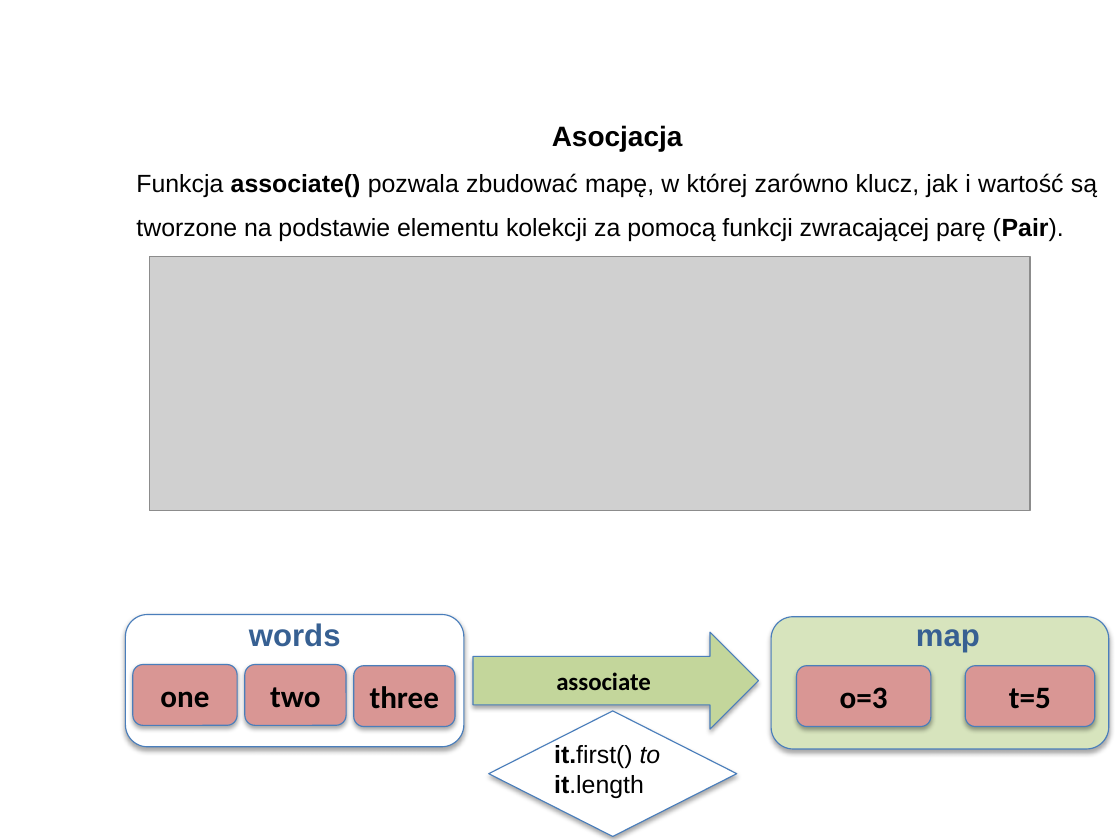
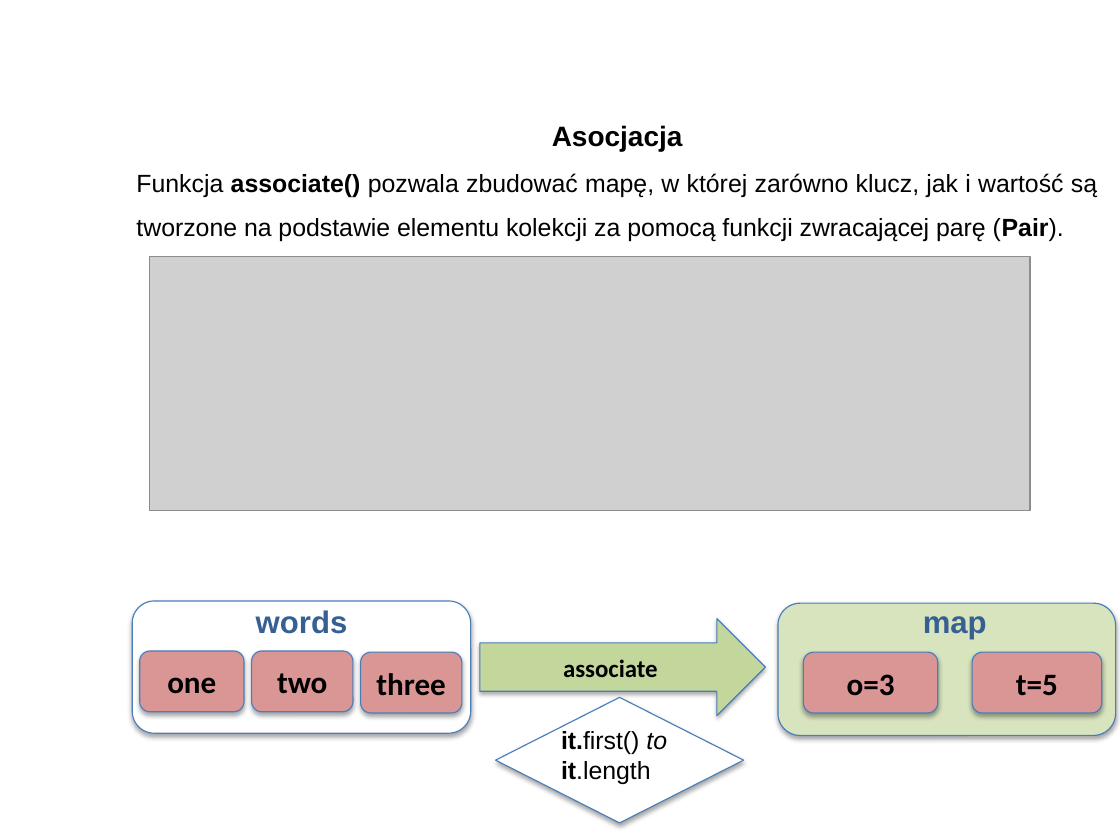
Before and after one commit to RafLew84/ProgUM, a slide deck: slide 27 of PUM1/Wyk/Wyklad4.pptx. Drawn at 1120x840 pixels with LibreOffice and Linux fonts; fonts in the diff are those of the drawing; grey boxes stand for pictures; background and template pictures are left out. Boxes give left, top, right and bottom in pixels: in the first picture for what was removed or moved away, otherwise in the second. Text is boxed around its words. In the diff, an @@ line names an element or a change of style, - is before the commit and + after.

```diff
--- a/PUM1/Wyk/Wyklad4.pptx
+++ b/PUM1/Wyk/Wyklad4.pptx
@@ text "words": place and size @@
-text "words" at (249, 623, 341, 647)
+text "words" at (256, 610, 348, 634)
@@ 7 rounded rectangles, 2 texts, 1 right arrow, 1 diamond: place and size @@
-7 rounded rectangles, 2 texts, 1 right arrow, 1 diamond at (125, 615, 1109, 837)
+7 rounded rectangles, 2 texts, 1 right arrow, 1 diamond at (132, 601, 1116, 823)
```
Also in this commit, not shown: 3 other slides changed.
